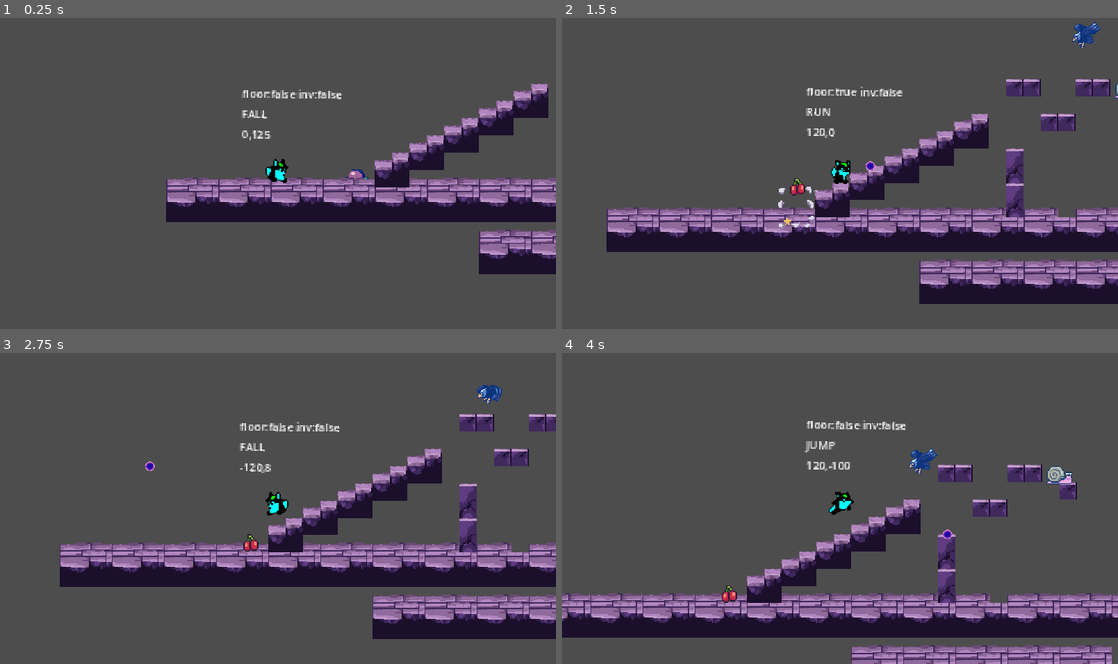
Above: before the commit, frames 1-4 (two rows, left to right).
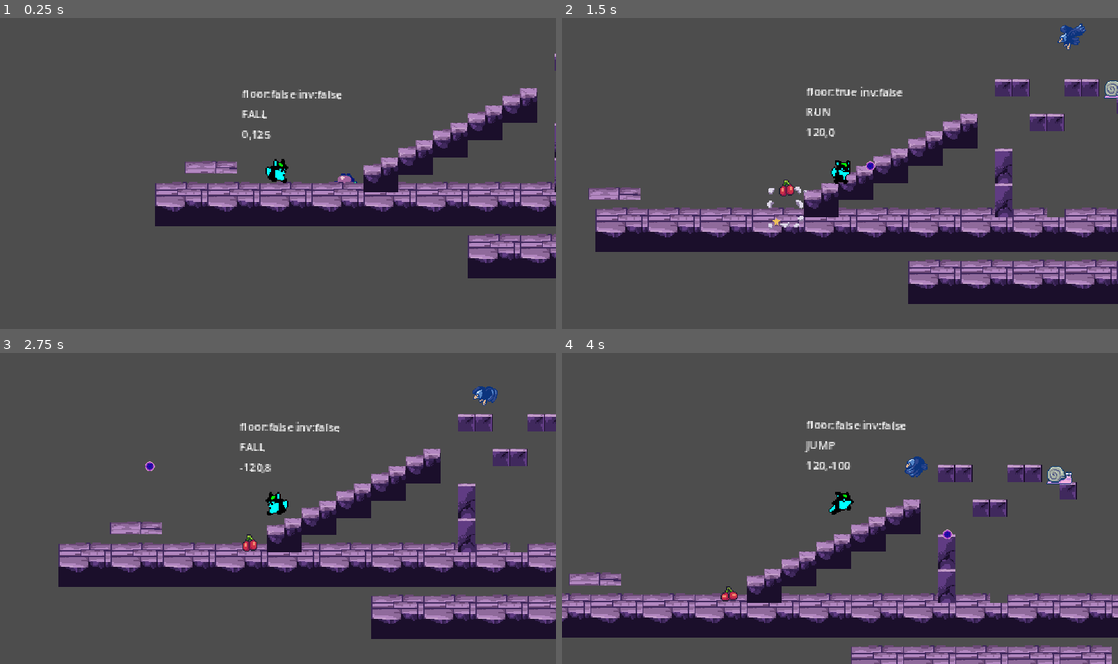
Above: after the commit, the same moments.

Repository: eugencic/PookieGame
Game: Godot game, scene res://level_base/level_base.tscn
Two runs of this game, one before a commit and one after it. Both use one fixed random seed, a clock stepped at 60 frames per second and the inputs below. The project has no main scene, so this scene is started directly.
Inputs (mouse positions are in pixels of both pictures, inside the frame that each line leads up to):
- Up to frame 1 (0.25 s): no input
- Up to frame 2 (1.5 s): move the mouse to (962, 151) at 0.52 s; hold D (right) from 0.53 s (still down); click (962, 151) at 0.6 s; tap Space (jump) at 0.77 s; move the mouse to (728, 182) at 1.27 s; click (728, 182) at 1.35 s
- Up to frame 3 (2.75 s): tap Space (jump) at 1.52 s; move the mouse to (333, 430) at 2.02 s; release D (right) at 2.03 s; hold A (left) from 2.03 s (still down); click (333, 430) at 2.1 s
- Up to frame 4 (4 s): move the mouse to (812, 567) at 2.77 s; release A (left) at 2.78 s; hold D (right) from 2.78 s (still down); click (812, 567) at 2.85 s; tap Space (jump) at 3.02, 3.77 s; move the mouse to (1006, 548) at 3.52 s; click (1006, 548) at 3.6 s

The runs differ from the first frame. In frame 1, 11% of the frame differs, in the area x 27-100%, y 11-84%; in frame 2, 12%, in the area x 4-100%, y 1-92%; in frame 3, 3.4%; in frame 4, 0.7%.

Commit message:
👌 Make platform move

Diff:
--- a/level_base/level_base.tscn
+++ b/level_base/level_base.tscn
@@ -11,6 +11,7 @@
 [ext_resource type="PackedScene" uid="uid://bf123tyld22sd" path="res://enemies/frog/frog.tscn" id="8_r631y"]
 [ext_resource type="PackedScene" uid="uid://cd56cm2sq27nr" path="res://boss/boss.tscn" id="10_1nbjh"]
 [ext_resource type="PackedScene" uid="uid://c41efxlckxijt" path="res://checkpoint/checkpoint.tscn" id="11_d8m1i"]
+[ext_resource type="PackedScene" uid="uid://toqkxw8kp5xh" path="res://moving_platform/moving_platform.tscn" id="12_7x87m"]
 
 [sub_resource type="TileSetAtlasSource" id="TileSetAtlasSource_s2vlm"]
 texture = ExtResource("1_rsl5b")
@@ -1054,7 +1055,7 @@
 zoom = Vector2(2, 2)
 
 [node name="Player" parent="." instance=ExtResource("3_manxk")]
-position = Vector2(84, 137)
+position = Vector2(94, 133)
 
 [node name="Eagle" parent="." instance=ExtResource("8_c35sb")]
 position = Vector2(431, -2)
@@ -1067,3 +1068,16 @@
 
 [node name="Checkpoint" parent="." instance=ExtResource("11_d8m1i")]
 position = Vector2(572, 164)
+
+[node name="MovingPlatform" parent="." node_paths=PackedStringArray("p1", "p2") instance=ExtResource("12_7x87m")]
+position = Vector2(38, 148)
+p1 = NodePath("../Marker/MP1_2")
+p2 = NodePath("../Marker/MP1_1")
+
+[node name="Marker" type="Node" parent="."]
+
+[node name="MP1_1" type="Marker2D" parent="Marker"]
+position = Vector2(452, 88)
+
+[node name="MP1_2" type="Marker2D" parent="Marker"]
+position = Vector2(373, 89)
--- /dev/null
+++ b/moving_platform/moving_platform.gd
@@ -0,0 +1,26 @@
+extends AnimatableBody2D
+
+@export var p1: Marker2D
+@export var p2: Marker2D
+@export var speed: float = 50.0
+
+var time_to_move: float = 0.0
+var tween: Tween
+
+# Called when the node enters the scene tree for the first time.
+func _ready():
+	set_time_to_move()
+	set_moving()
+
+func _exit_tree():
+	tween.kill()
+
+func set_time_to_move() -> void:
+	var delta = p1.global_position.distance_to(p2.global_position)
+	time_to_move = delta / speed
+
+func set_moving() -> void:
+	tween = get_tree().create_tween()
+	tween.set_loops(0)
+	tween.tween_property(self, "global_position", p1.global_position, time_to_move)
+	tween.tween_property(self, "global_position", p2.global_position, time_to_move)
--- /dev/null
+++ b/moving_platform/moving_platform.tscn
@@ -0,0 +1,19 @@
+[gd_scene load_steps=4 format=3 uid="uid://toqkxw8kp5xh"]
+
+[ext_resource type="Texture2D" uid="uid://gy6xg3r6jt08" path="res://assets/tiles/ChurchTileset.png" id="1_0tmcl"]
+[ext_resource type="Script" path="res://moving_platform/moving_platform.gd" id="1_n6plp"]
+
+[sub_resource type="RectangleShape2D" id="RectangleShape2D_gu1x1"]
+size = Vector2(48, 10)
+
+[node name="MovingPlatform" type="AnimatableBody2D"]
+collision_mask = 32
+script = ExtResource("1_n6plp")
+
+[node name="Sprite2D" type="Sprite2D" parent="."]
+texture = ExtResource("1_0tmcl")
+region_enabled = true
+region_rect = Rect2(128, 167, 48, 12)
+
+[node name="CollisionShape2D" type="CollisionShape2D" parent="."]
+shape = SubResource("RectangleShape2D_gu1x1")
--- a/player/player.tscn
+++ b/player/player.tscn
@@ -120,6 +120,21 @@
 radius = 5.0
 height = 18.0
 
+[sub_resource type="Animation" id="Animation_fkj7j"]
+length = 0.001
+tracks/0/type = "value"
+tracks/0/imported = false
+tracks/0/enabled = true
+tracks/0/path = NodePath("Sprite2D:self_modulate")
+tracks/0/interp = 1
+tracks/0/loop_wrap = true
+tracks/0/keys = {
+"times": PackedFloat32Array(0),
+"transitions": PackedFloat32Array(1),
+"update": 0,
+"values": [Color(1, 1, 1, 1)]
+}
+
 [sub_resource type="Animation" id="Animation_gsmu0"]
 resource_name = "invincible"
 length = 0.4
@@ -137,21 +152,6 @@
 "values": [Color(1, 1, 1, 1), Color(1, 1, 1, 0), Color(1, 1, 1, 1)]
 }
 
-[sub_resource type="Animation" id="Animation_fkj7j"]
-length = 0.001
-tracks/0/type = "value"
-tracks/0/imported = false
-tracks/0/enabled = true
-tracks/0/path = NodePath("Sprite2D:self_modulate")
-tracks/0/interp = 1
-tracks/0/loop_wrap = true
-tracks/0/keys = {
-"times": PackedFloat32Array(0),
-"transitions": PackedFloat32Array(1),
-"update": 0,
-"values": [Color(1, 1, 1, 1)]
-}
-
 [sub_resource type="AnimationLibrary" id="AnimationLibrary_mim33"]
 _data = {
 "RESET": SubResource("Animation_fkj7j"),
@@ -159,7 +159,7 @@
 }
 
 [node name="Player" type="CharacterBody2D" groups=["player"]]
-collision_layer = 0
+collision_layer = 32
 script = ExtResource("1_q2shb")
 
 [node name="Sprite2D" type="Sprite2D" parent="."]
Not shown: 1 places in level_base/level_base.tscn that only renumber resources
